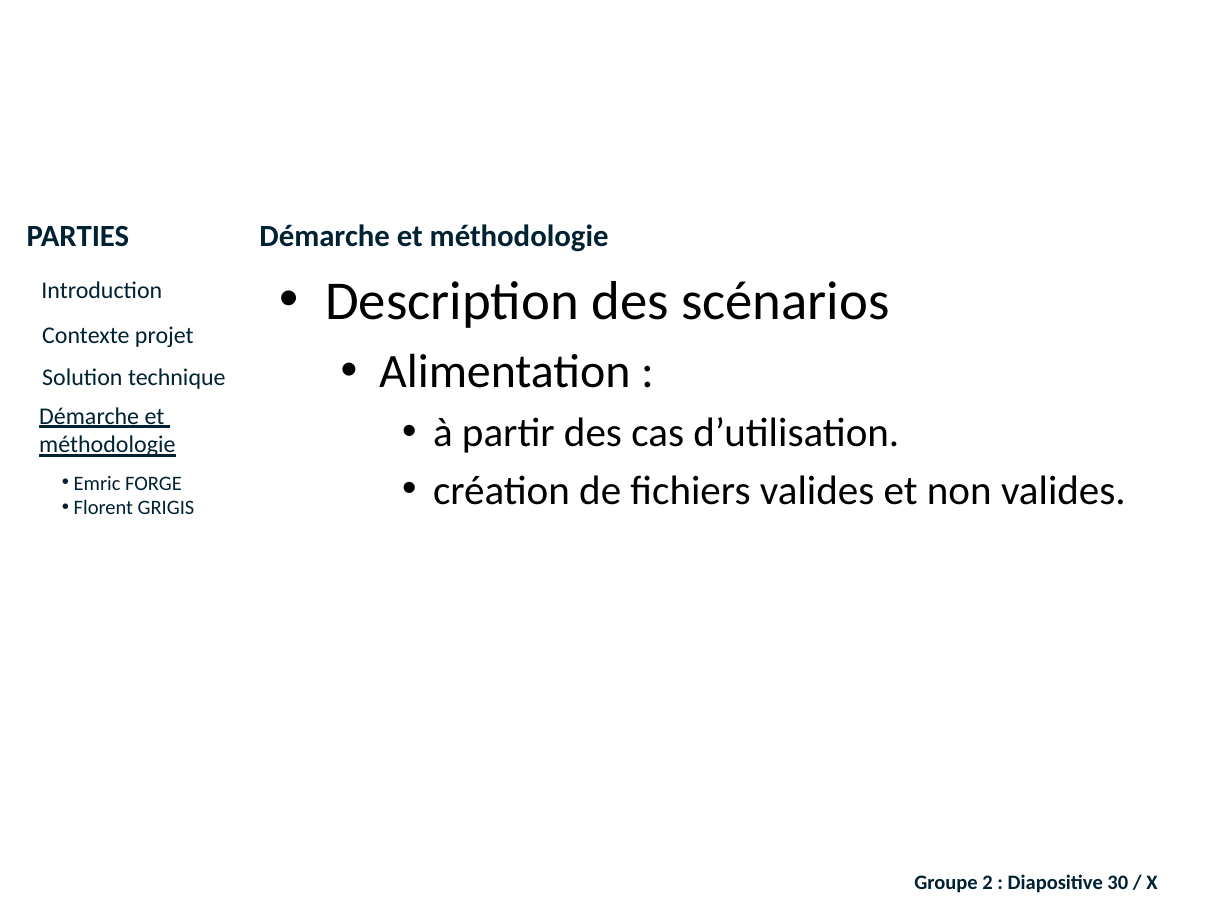
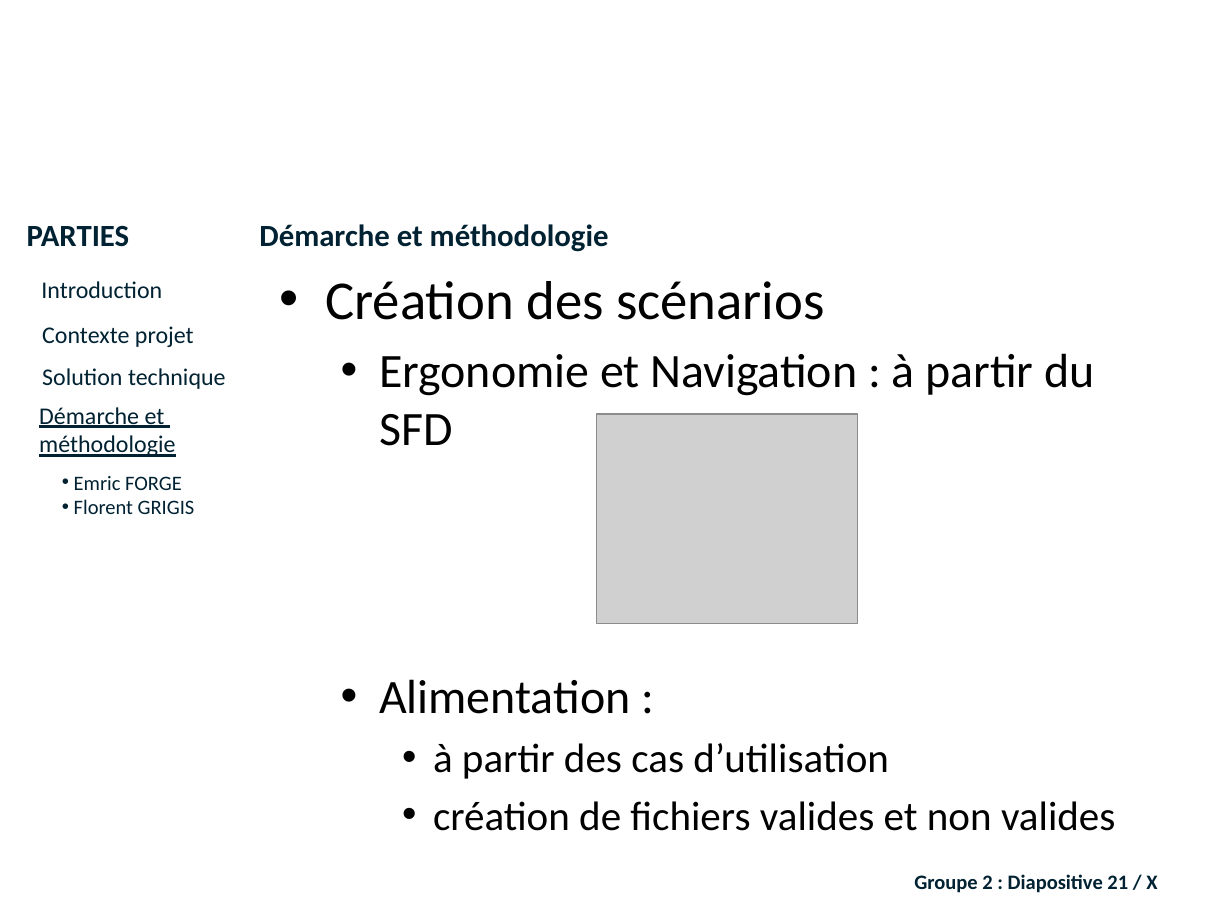
Before and after one commit to lobtec/dartiesgroupe2, a slide deck: slide 21 of PROJET/Soutenance Finale/Présentation finale.pptx (slide 30 before the commit). Drawn at 1232x924 pixels with LibreOffice and Linux fonts; fonts in the diff are those of the drawing; grey boxes stand for pictures; background and template pictures are left out. Boxes give left, top, right and bottom in pixels: in the first picture for what was removed or moved away, otherwise in the second. Text is boxed around its words. In the diff, an @@ line names an element or a change of style, - is before the commit and + after.

```diff
--- a/PROJET/Soutenance Finale/Présentation finale.pptx
+++ b/PROJET/Soutenance Finale/Présentation finale.pptx
@@ text at [325,281,1094,446]: text changed; size 32 to 28 pt @@
-• Description des scénarios
+• Création des scénarios
+  • Ergonomie et Navigation : à partir du SFD
@@ picture added at [596,414,856,623] @@
@@ text at [433,743,1115,831]: text changed @@
-    • à partir des cas d’utilisation.
-    • création de fichiers valides et non valides.
+    • à partir des cas d’utilisation
+    • création de fichiers valides et non valides
@@ text at [914,874,1157,893]: text changed @@
-Groupe 2 : Diapositive 30 / X
+Groupe 2 : Diapositive 21 / X
```
Also in this commit, not shown: 31 other slides changed, 20 slides added, 42 slides removed.
